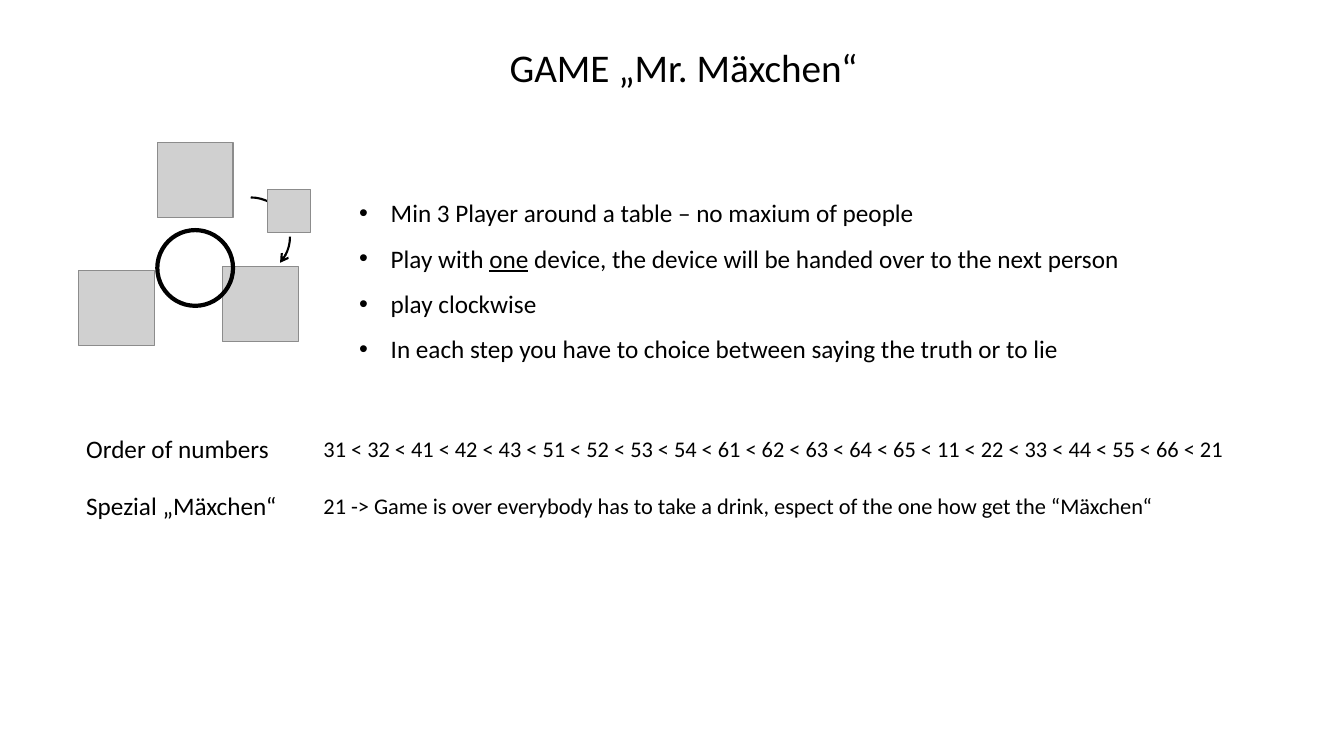
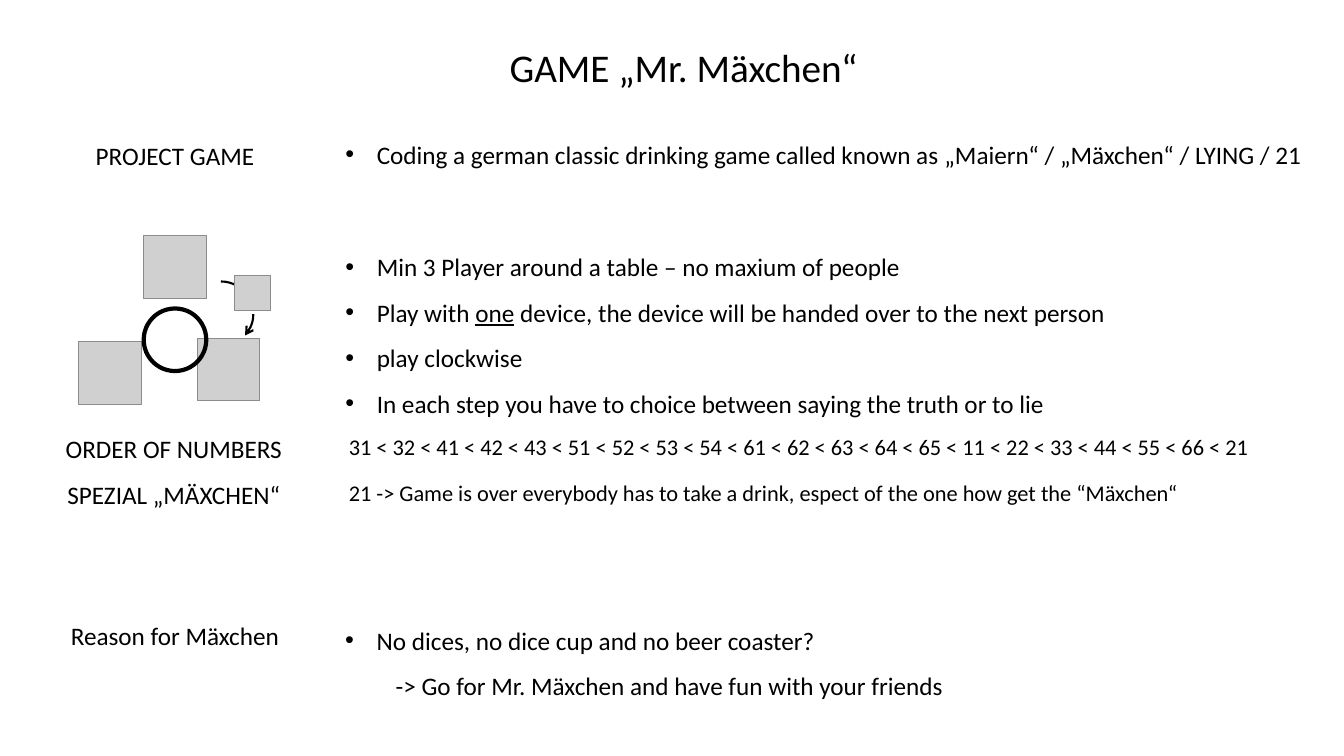
Before and after one commit to t4ms/06Project1-Maexchen, a slide deck: slide 2 of 01Presentation/Modul1-Project-Mr.Mäxchen.pptx. Drawn at 1344x756 pixels with LibreOffice and Linux fonts; fonts in the diff are those of the drawing; grey boxes stand for pictures. Boxes give left, top, right and bottom in pixels: in the first picture for what was removed or moved away, otherwise in the second. Text is boxed around its words. In the diff, an @@ line names an element or a change of style, - is before the commit and + after.

Commit message:
Update the presentation+pdf

```diff
--- a/01Presentation/Modul1-Project-Mr.Mäxchen.pptx
+++ b/01Presentation/Modul1-Project-Mr.Mäxchen.pptx
@@ text added at [96,148,254,165], 18 pt, text #000000 @@
+PROJECT GAME
@@ text added at [377,146,1301,169], 18 pt, text #000000 @@
+• Coding a german classic drinking game called known as „Maiern“ / „Mäxchen“ / LYING / 21
@@ picture: place and size @@
-picture at [157,142,233,218]
+picture at [144,236,207,298]
@@ text "Min 3 Player around a ...": place and size @@
-text "Min 3 Player around a ..." at [391,204,1118,363]
+text "Min 3 Player around a ..." at [377,258,1104,418]
@@ arc (boxed as its full ellipse): place and size @@
-arc (boxed as its full ellipse) at [212,198,290,276]
+arc (boxed as its full ellipse) at [189,281,253,346]
@@ picture: place and size @@
-picture at [268,190,311,232]
+picture at [235,275,270,311]
@@ rectangle: place and size @@
-rectangle at [273,200,302,237]
+rectangle at [239,283,263,315]
@@ ellipse: place and size @@
-ellipse at [157,230,233,306]
+ellipse at [144,309,207,371]
@@ picture: place and size @@
-picture at [79,270,154,346]
+picture at [79,342,141,404]
@@ picture: place and size @@
-picture at [223,266,298,342]
+picture at [198,339,260,401]
@@ text at [66,441,282,458]: text changed @@
-Order of numbers
+ORDER OF NUMBERS
@@ text "31 < 32 < 41 ...": place and size @@
-text "31 < 32 < 41 ..." at [323,442,1223,457]
+text "31 < 32 < 41 ..." at [349,440,1248,455]
@@ text "21 -> Game is over ...": place and size @@
-text "21 -> Game is over ..." at [323,498,1152,518]
+text "21 -> Game is over ..." at [349,485,1177,505]
@@ text at [67,484,280,508]: text changed @@
-Spezial „Mäxchen“
+SPEZIAL „MÄXCHEN“
@@ text added at [71,627,279,646], 18 pt, text #000000 @@
+Reason for Mäxchen
@@ text added at [377,632,942,699], 18 pt, text #000000 @@
+• No dices, no dice cup and no beer coaster?
+  -> Go for Mr. Mäxchen and have fun with your friends
```
Also in this commit, not shown: 3 other slides changed, 1 slide added, 1 other file.
